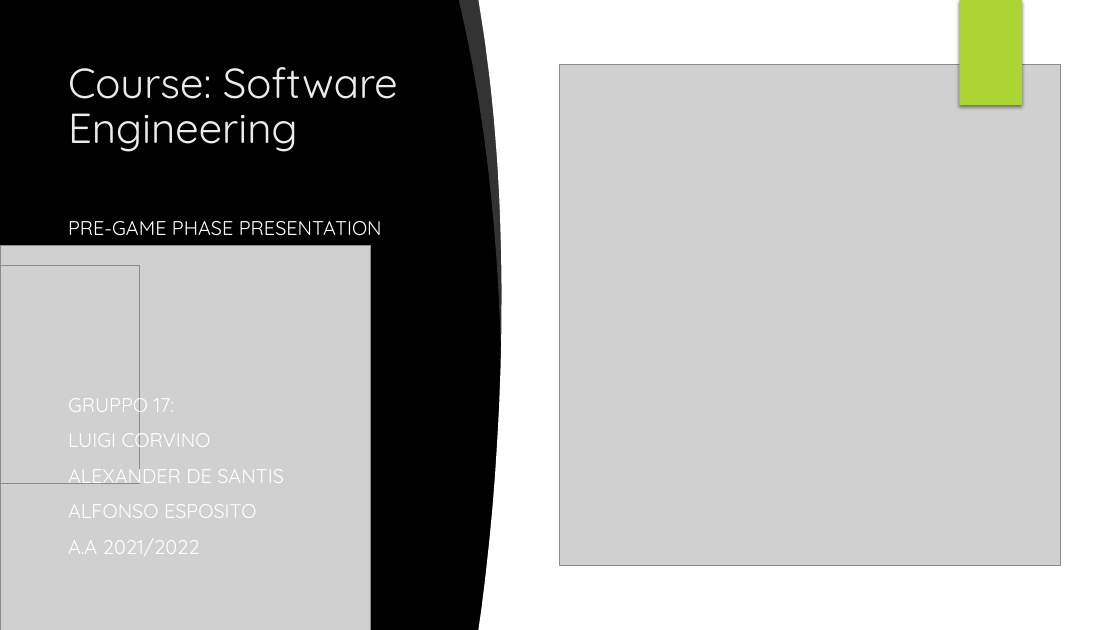
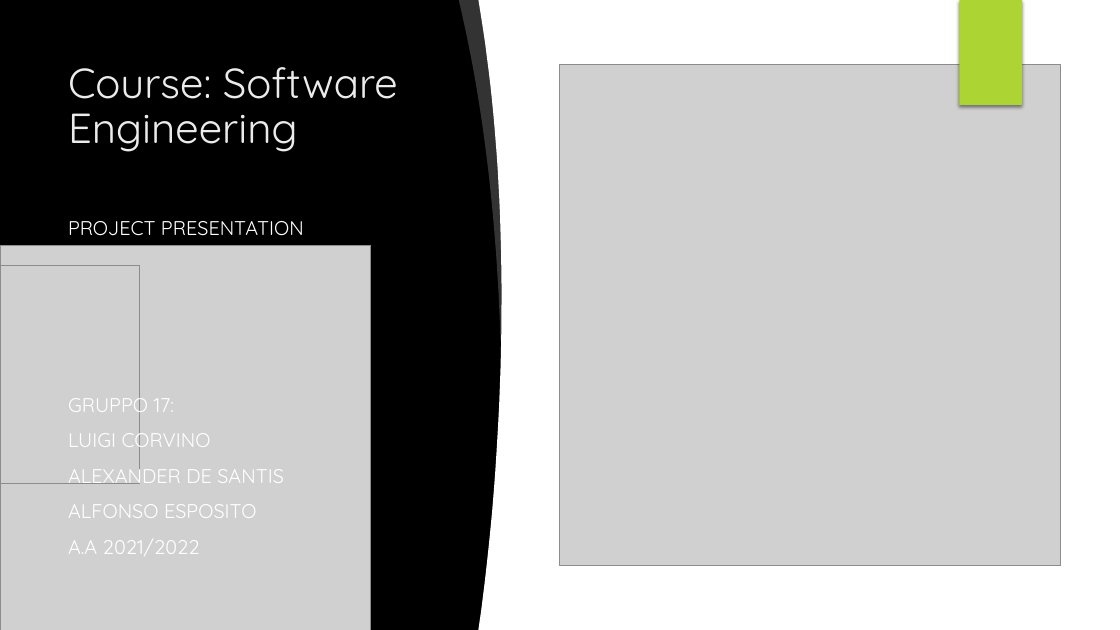
Before and after one commit to luigicorvino/ProgrammableCalculator, a slide deck: slide 1 of ProgrammableCalculator/Presentations/Pre_Game.pptx. Drawn at 1120x630 pixels with LibreOffice and Linux fonts; fonts in the diff are those of the drawing; grey boxes stand for pictures; background and template pictures are left out. Boxes give left, top, right and bottom in pixels: in the first picture for what was removed or moved away, otherwise in the second. Text is boxed around its words. In the diff, an @@ line names an element or a change of style, - is before the commit and + after.

```diff
--- a/ProgrammableCalculator/Presentations/Pre_Game.pptx
+++ b/ProgrammableCalculator/Presentations/Pre_Game.pptx
@@ subtitle at (68, 221, 304, 236): text changed @@
-PRE-GAME PHASE PRESENTATION
+PROJECT PRESENTATION
```
Also in this commit, not shown: 2 other slides changed, 12 slides added, 3 slides removed, 5 other files.
